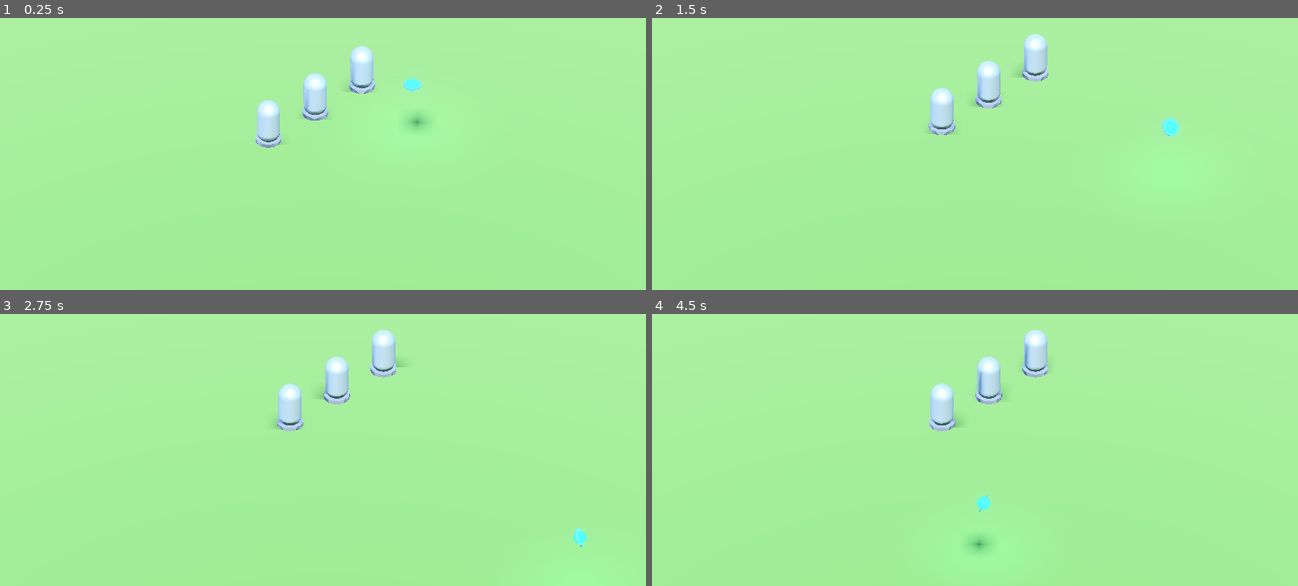
Above: before the commit, frames 1-4 (two rows, left to right).
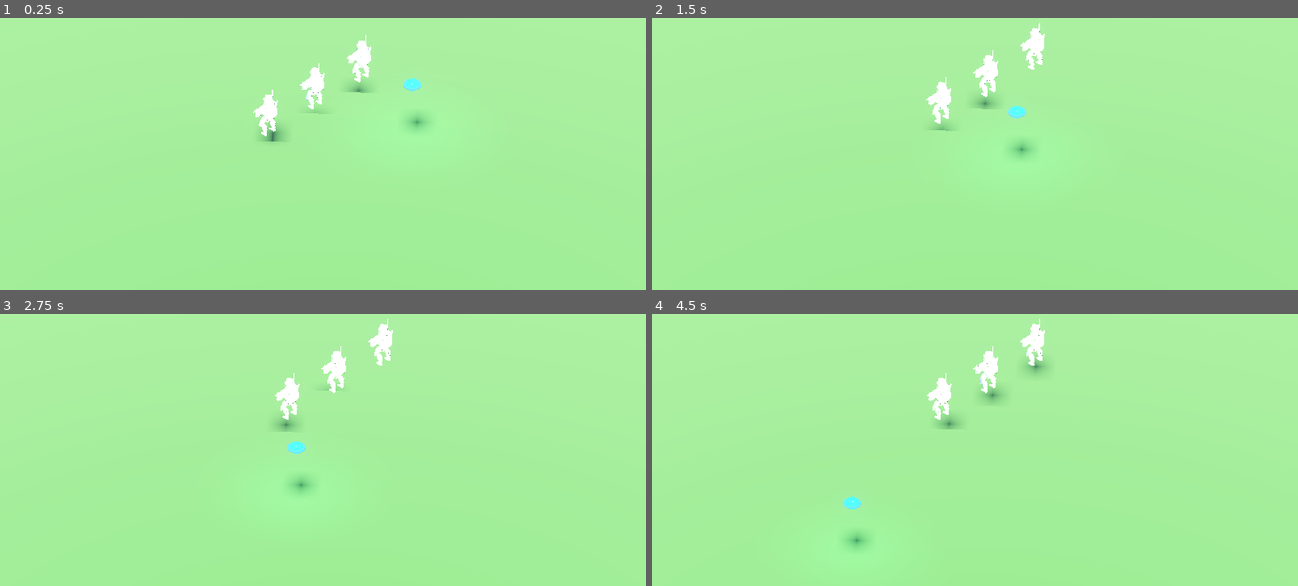
Above: after the commit, the same moments.

Repository: Jojjo1010/MechGame
Game: Godot game, scene res://scenes/game/Game.tscn
Two runs of this game, one before a commit and one after it. Both use one fixed random seed, a clock stepped at 60 frames per second and the inputs below.
Inputs:
- Up to frame 1 (0.25 s): no input
- Up to frame 2 (1.5 s): hold Right (ui_right) 0.53-1.28 s; hold Down (ui_down) from 1.28 s (still down)
- Up to frame 3 (2.75 s): release Down (ui_down) at 2.03 s; hold Right (ui_right) from 2.03 s (still down)
- Up to frame 4 (4.5 s): release Right (ui_right) at 2.78 s; hold Up (ui_up) 2.78-3.53 s; hold Left (ui_left) from 3.53 s (still down)

The runs differ from the first frame. In frame 1, 1.8% of the frame differs, in the area x 39-59%, y 6-48%; in frame 2, 2.2%; in frame 3, 2.2%; in frame 4, 2.3%, in the area x 29-62%, y 1-88%.

Commit message:
Fix drone WASD controls, use CongaGoober FBX for mech model

Diff:
--- a/scenes/drones/Drone.gd
+++ b/scenes/drones/Drone.gd
@@ -22,13 +22,13 @@
 		return
 
 	var input := Vector3.ZERO
-	if Input.is_action_pressed("ui_up"):
+	if Input.is_key_pressed(KEY_W):
 		input += DIR_FORWARD
-	if Input.is_action_pressed("ui_down"):
+	if Input.is_key_pressed(KEY_S):
 		input += DIR_BACK
-	if Input.is_action_pressed("ui_left"):
+	if Input.is_key_pressed(KEY_A):
 		input += DIR_LEFT
-	if Input.is_action_pressed("ui_right"):
+	if Input.is_key_pressed(KEY_D):
 		input += DIR_RIGHT
 
 	if input.length() > 0.0:
--- a/scenes/mechs/Mech.gd
+++ b/scenes/mechs/Mech.gd
@@ -16,6 +16,33 @@
 func _ready() -> void:
 	add_to_group("mechs")
 	health = max_health
+	_scale_model()
+
+func _scale_model() -> void:
+	var model := get_node_or_null("Model")
+	if model == null:
+		return
+	var aabb := _get_aabb(model)
+	if aabb.size.y > 0.0:
+		var s := 2.0 / aabb.size.y
+		model.scale = Vector3.ONE * s
+		aabb = _get_aabb(model)
+		model.position.y = -aabb.position.y
+
+func _get_aabb(node: Node) -> AABB:
+	var result := AABB()
+	var first := true
+	for child in node.find_children("*", "MeshInstance3D", true, false):
+		var mi := child as MeshInstance3D
+		if mi == null or mi.mesh == null:
+			continue
+		var a := mi.transform * mi.get_aabb()
+		if first:
+			result = a
+			first = false
+		else:
+			result = result.merge(a)
+	return result
 
 func _process(delta: float) -> void:
 	if not ability_active:
--- a/scenes/mechs/Mech.tscn
+++ b/scenes/mechs/Mech.tscn
@@ -1,34 +1,11 @@
 [gd_scene format=3]
 
 [ext_resource type="Script" path="res://scenes/mechs/Mech.gd" id="1"]
-
-[sub_resource type="CapsuleMesh" id="body_mesh"]
-radius = 0.45
-height = 1.8
-
-[sub_resource type="StandardMaterial3D" id="body_mat"]
-albedo_color = Color(0.55, 0.65, 0.85, 1)
-roughness = 0.4
-metallic = 0.6
-
-[sub_resource type="CylinderMesh" id="base_mesh"]
-top_radius = 0.5
-bottom_radius = 0.5
-height = 0.15
-
-[sub_resource type="StandardMaterial3D" id="base_mat"]
-albedo_color = Color(0.3, 0.35, 0.5, 1)
-roughness = 0.8
+[ext_resource type="PackedScene" uid="uid://2nqhx3on46vo" path="res://assets/CongaGoober.fbx" id="2"]
 
 [node name="Mech" type="Node3D"]
 script = ExtResource("1")
 
-[node name="Body" type="MeshInstance3D" parent="."]
-mesh = SubResource("body_mesh")
-material_override = SubResource("body_mat")
-position = Vector3(0, 0.9, 0)
+[node name="Model" type="Node3D" parent="."]
 
-[node name="Base" type="MeshInstance3D" parent="."]
-mesh = SubResource("base_mesh")
-material_override = SubResource("base_mat")
-position = Vector3(0, 0.075, 0)
+[node name="CongaGoober" parent="Model" instance=ExtResource("2")]
